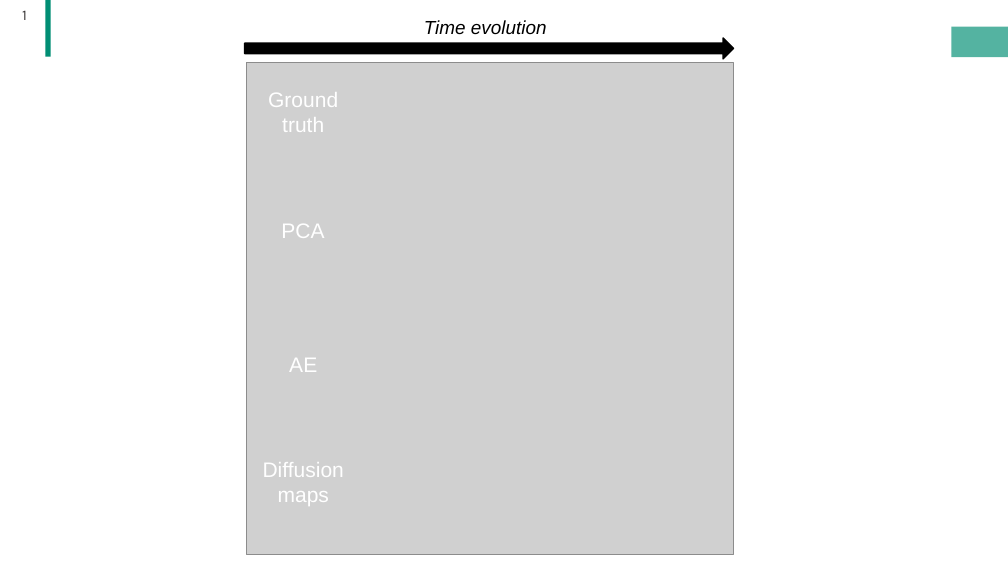
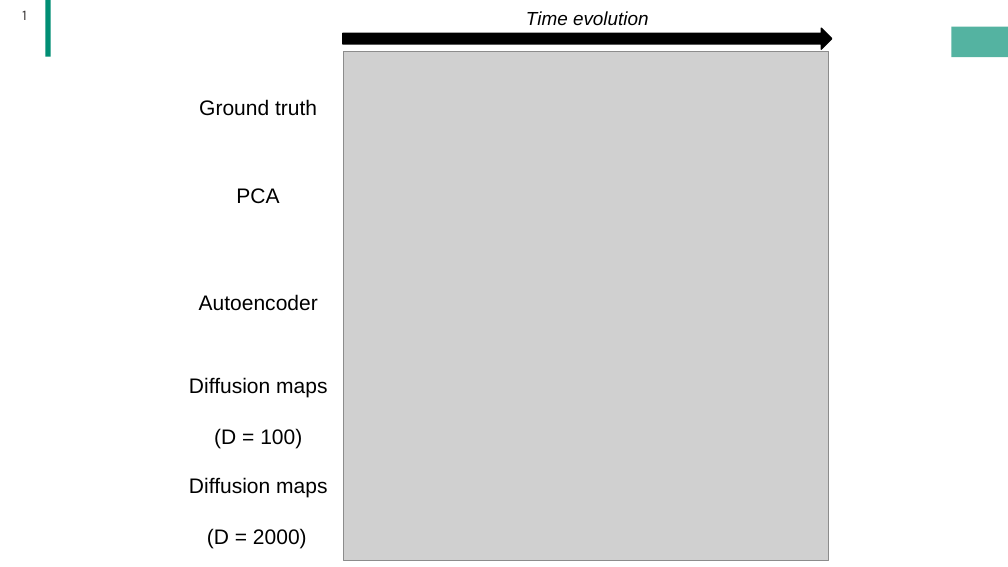
Before and after one commit to saakethdesai/dimensionality-reduction, a slide deck: slide 1 of Figure5.pptx. Drawn at 1008x567 pixels with LibreOffice and Linux fonts; fonts in the diff are those of the drawing; grey boxes stand for pictures; background and template pictures are left out. Boxes give left, top, right and bottom in pixels: in the first picture for what was removed or moved away, otherwise in the second. Text is boxed around its words. In the diff, an @@ line names an element or a change of style, - is before the commit and + after.

```diff
--- a/Figure5.pptx
+++ b/Figure5.pptx
@@ right arrow: place and size @@
-right arrow at box(245, 38, 734, 59)
+right arrow at box(343, 28, 832, 49)
@@ text "Time evolution": place and size @@
-text "Time evolution" at box(424, 20, 547, 35)
+text "Time evolution" at box(526, 11, 649, 26)
@@ picture: place and size @@
-picture at box(247, 63, 733, 554)
+picture at box(343, 51, 829, 561)
@@ text "Ground truth": place and size @@
-text "Ground truth" at box(268, 92, 338, 132)
+text "Ground truth" at box(199, 99, 317, 116)
@@ text "PCA": place and size @@
-text "PCA" at box(281, 224, 324, 238)
+text "PCA" at box(236, 188, 279, 204)
@@ text at box(199, 294, 318, 311): text changed; text colour #FFFFFF to #000000 @@
-AE
+Autoencoder
@@ text colour #FFFFFF to #000000 in 3 elements at box(236, 188, 279, 204), box(199, 99, 317, 116), box(189, 377, 327, 398) @@
@@ text "Diffusion maps": place and size @@
-text "Diffusion maps" at box(263, 462, 344, 506)
+text "Diffusion maps" at box(189, 377, 327, 398)
@@ text added at box(214, 428, 302, 448), 20 pt, text #000000 @@
+(D = 100)
@@ text added at box(189, 477, 327, 497), 20 pt, text #000000 @@
+Diffusion maps
@@ text added at box(207, 528, 307, 548), 20 pt, text #000000 @@
+(D = 2000)
```
Also in this commit, not shown: 21 other files.
